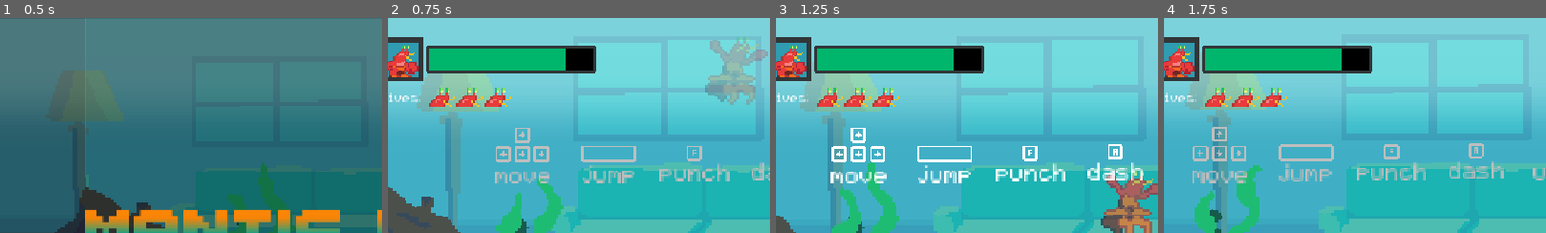
Above: before the commit, frames 1-4 (left to right).
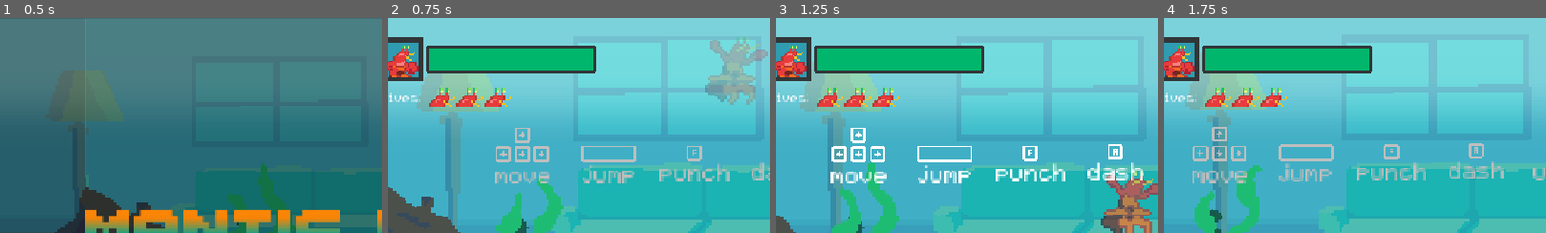
Above: after the commit, the same moments.

Repository: zhang-edward/shrimp-beat-em-up
Game: Godot game, scene res://scenes/Start.tscn
The game is run twice, just before and just after one commit, with the same random seed, the same clock (stepped at 60 frames per second) and the same inputs.
Inputs:
- Up to frame 1 (0.5 s): no input
- Up to frame 2 (0.75 s): tap Enter (start_game) at 0.5, 0.6 s; hold Right (move_right) from 0.53 s (still down)
- Up to frame 3 (1.25 s): keep holding Right (move_right); tap Space (jump) at 0.77 s
- Up to frame 4 (1.75 s): release Right (move_right) at 1.28 s; hold Down (move_down) from 1.28 s (still down); tap F (attack) at 1.35 s; tap Space (jump) at 1.52 s; tap Enter (start_game) at 1.55 s
The pictures show only the part of the screen within x 4-54%, y 0-50%; the shares and areas given below are measured in that part.

Frame 1 is identical in both runs. In frame 2, 0.7% of the frame differs, in the area x 46-54%, y 14-25%; in frame 3, 0.7%; in frame 4, 0.7%.

Commit message:
export project

Diff:
--- a/project.godot
+++ b/project.godot
@@ -14,6 +14,10 @@
 run/main_scene="uid://cp58vyi3mqs47"
 config/features=PackedStringArray("4.7", "Forward Plus")
 config/icon="res://icon.svg"
+
+[audio]
+
+general/default_playback_type.web=0
 
 [autoload]
 
--- a/scenes/Game.tscn
+++ b/scenes/Game.tscn
@@ -283,9 +283,8 @@
 size_flags_vertical = 1
 theme_override_styles/background = ExtResource("2_kiw3p")
 theme_override_styles/fill = ExtResource("3_400sg")
-max_value = 120.0
 step = 1.0
-value = 120.0
+value = 100.0
 show_percentage = false
 
 [node name="LivesContainer" type="HBoxContainer" parent="CanvasLayer/HUD" unique_id=1719625438]
Not shown, added: export_presets.cfg
Binary file changed: sprites/game_over_victory.aseprite
Not shown, changed: .gitignore
